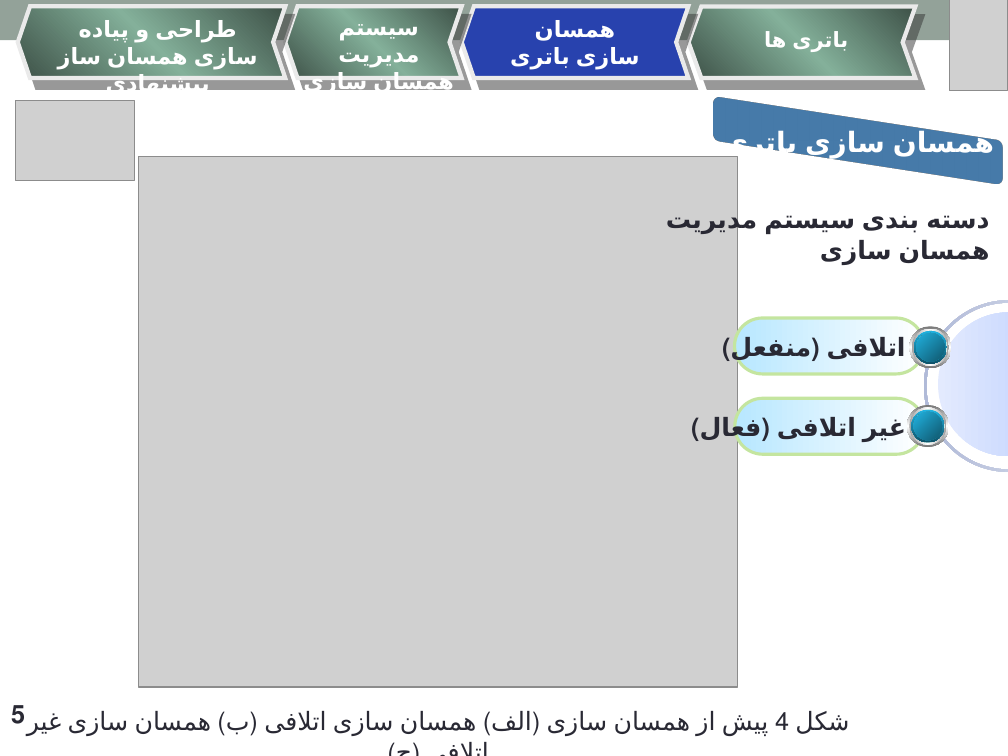
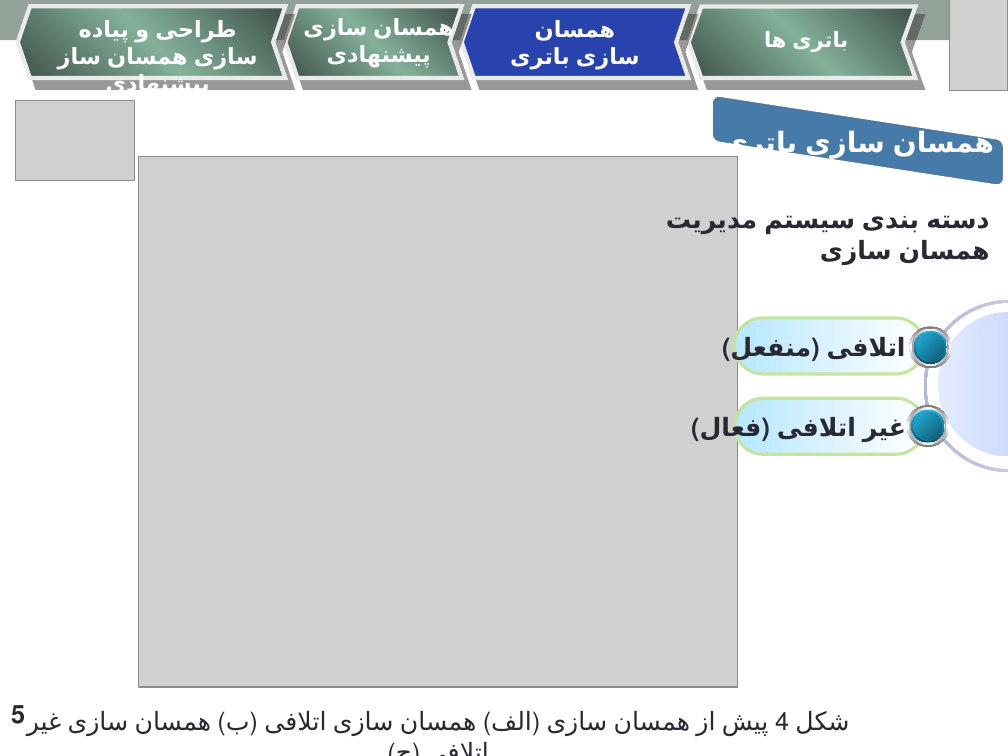
Before and after one commit to Mahdi-AmiriNasab/Thesis, a slide deck: slide 5 of documents/Thesis_presentation.pptx. Drawn at 1008x756 pixels with LibreOffice and Linux fonts; fonts in the diff are those of the drawing; grey boxes stand for pictures. Boxes give left, top, right and bottom in pixels: in the first picture for what was removed or moved away, otherwise in the second. Text is boxed around its words. In the diff, an @@ line names an element or a change of style, - is before the commit and + after.

```diff
--- a/documents/Thesis_presentation.pptx
+++ b/documents/Thesis_presentation.pptx
@@ text at [327, 17, 454, 68]: text changed @@
-سیستم مدیریت همسان سازی
+همسان سازی پیشنهادی
```
Also in this commit, not shown: 17 other slides changed, 6 slides added.
